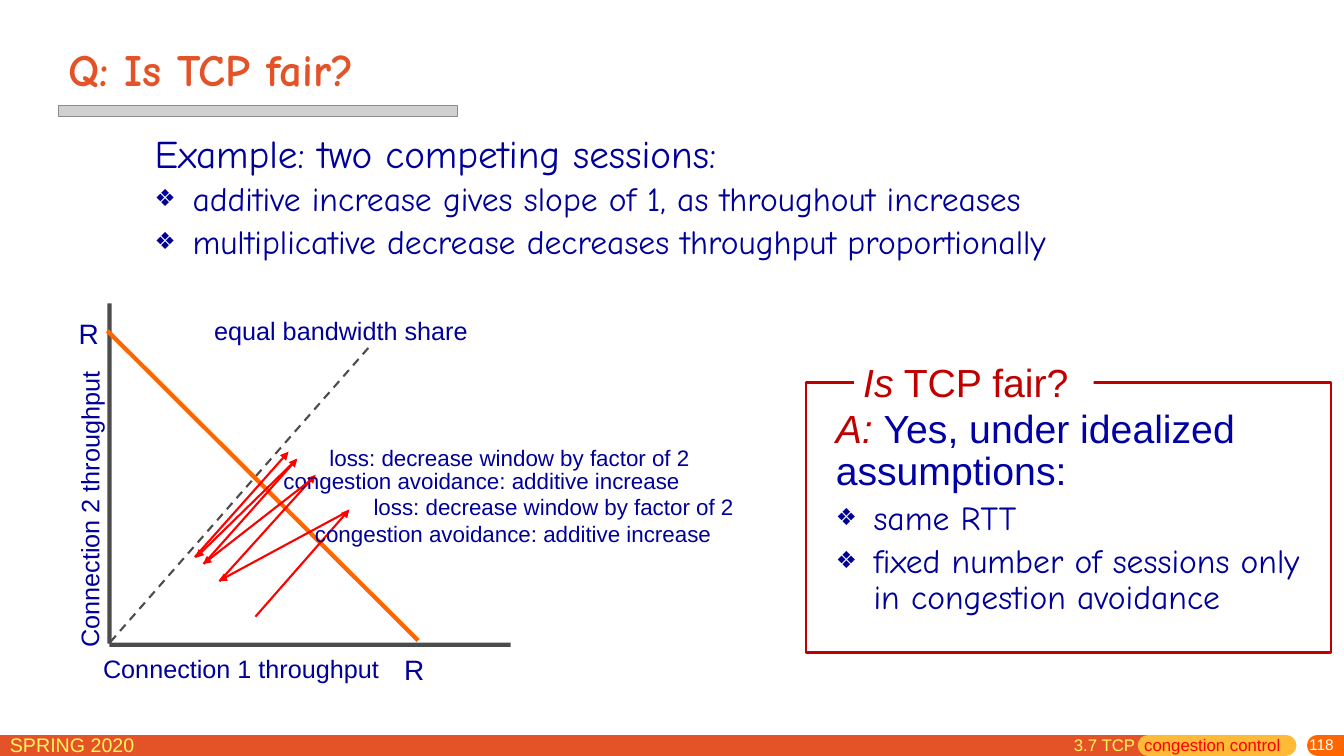
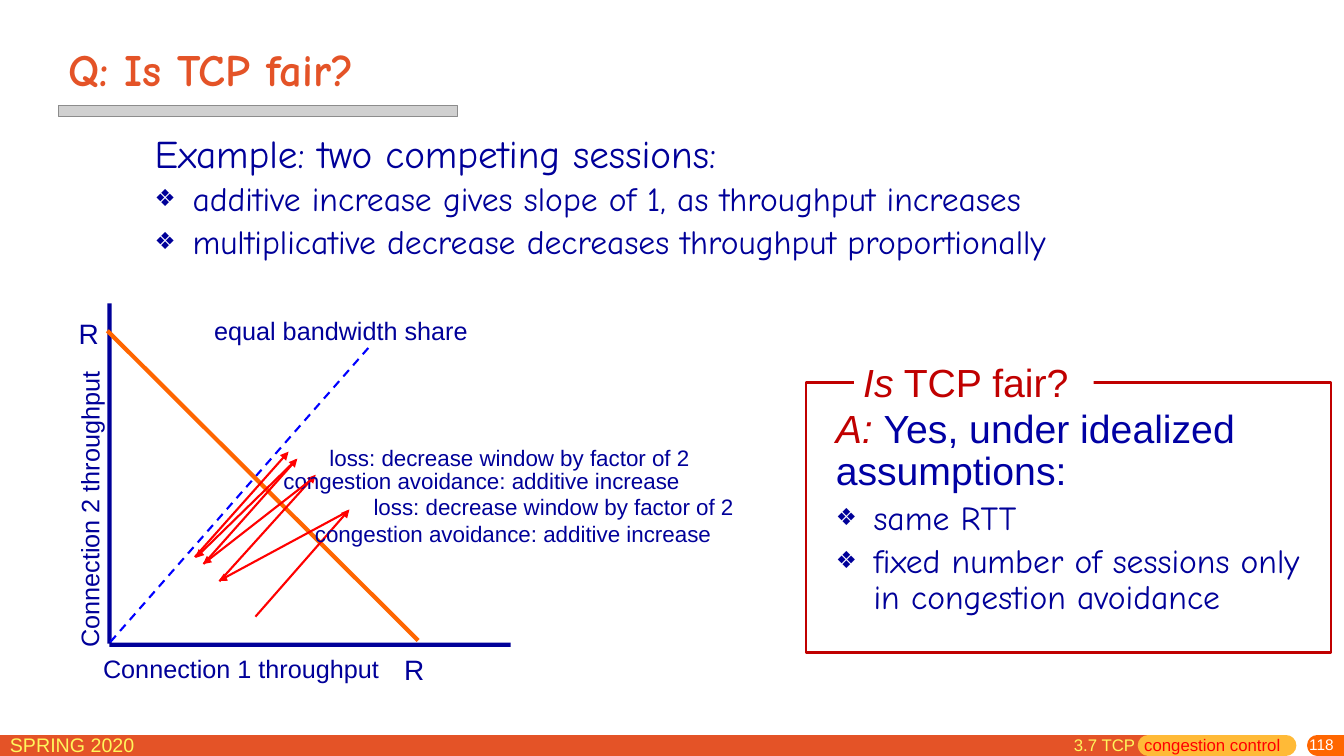
Before and after one commit to network-distributed/presentations, a slide deck: slide 118 of chapter3.pptx. Drawn at 1344x756 pixels with LibreOffice and Linux fonts; fonts in the diff are those of the drawing; grey boxes stand for pictures. Boxes give left, top, right and bottom in pixels: in the first picture for what was removed or moved away, otherwise in the second. Text is boxed around its words. In the diff, an @@ line names an element or a change of style, - is before the commit and + after.

```diff
--- a/chapter3.pptx
+++ b/chapter3.pptx
@@ text at box(193, 188, 1021, 218): text changed @@
-❖ additive increase gives slope of 1, as throughout increases
+❖ additive increase gives slope of 1, as throughput increases
@@ line (110, 644) - (110, 303): stroke #4C4C4C 3 pt to #000099 3 pt @@
@@ line (368, 348) - (110, 643): stroke #4C4C4C 1.5 pt dashed to #0000FF 1.5 pt dashed @@
@@ line (110, 645) - (511, 645): stroke #4C4C4C 3 pt to #000099 3 pt @@
```
Also in this commit, not shown: 19 other slides changed, 1 slide removed, 1 other file.
